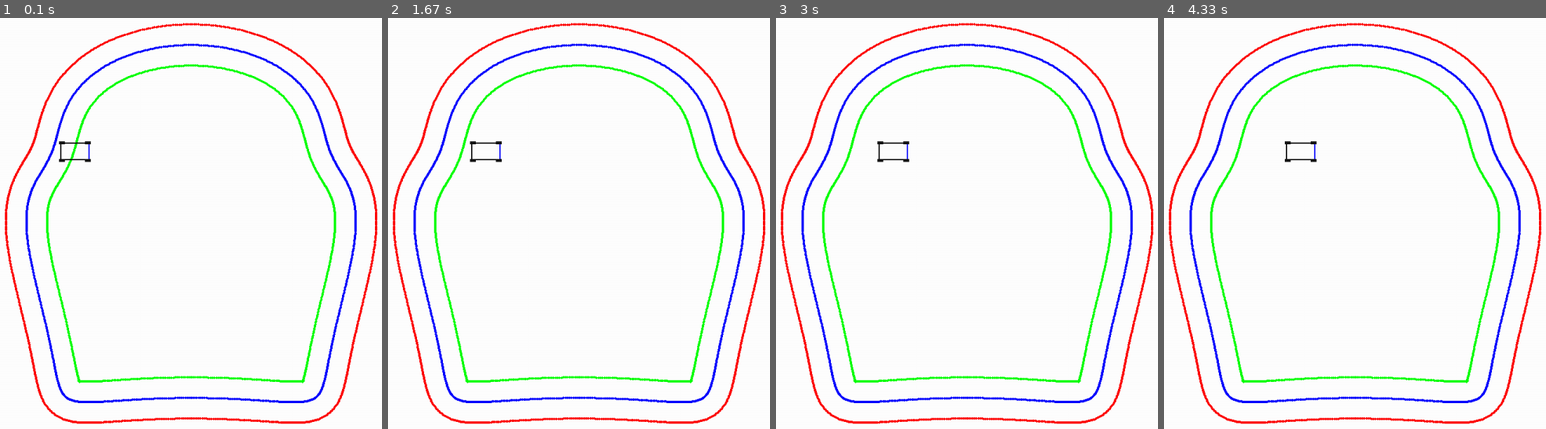
Above: before the commit, frames 1-4 (left to right).
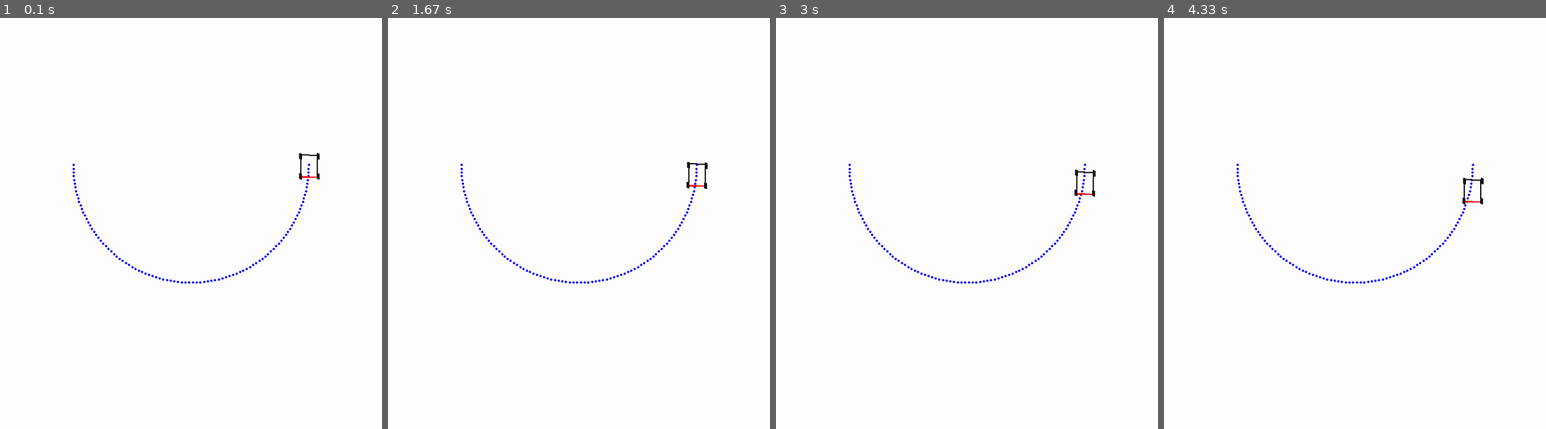
Above: after the commit, the same moments.

Repository: Mateo755/MPPI_Motion_Controller
Game: pygame game, started from main.py
The game is run twice, just before and just after one commit, with the same random seed, the same clock (stepped at 60 frames per second) and the same inputs.
Inputs:
- Up to frame 1 (0.1 s): no input
- Up to frame 2 (1.67 s): no input
- Up to frame 3 (3 s): no input
- Up to frame 4 (4.33 s): no input

The runs differ from the first frame. In frame 1, 7.1% of the frame differs, in the area x 1-99%, y 1-99%; in frame 2, 7.1%; in frame 3, 7.1%; in frame 4, 7.1%.

Commit message:
Track change to one line - half circle
Car is respawned on the beginning of the trajectory line

Diff:
--- a/main.py
+++ b/main.py
@@ -4,25 +4,36 @@
 from vehicle_model import VehicleModel
 from vehicle_sprite import VehicleSprite
 
-SCREEN_WIDTH = 1200
-SCREEN_HEIGHT = 900
-
-# Wczytaj punkty toru z CSV
-centerline = np.loadtxt("track_data/centerline.csv", delimiter=",", skiprows=1)
-left_edge = np.loadtxt("track_data/left_edge.csv", delimiter=",", skiprows=1)
-right_edge = np.loadtxt("track_data/right_edge.csv", delimiter=",", skiprows=1)
-
-# Automatyczne wyśrodkowanie i przeskalowanie
-track_center = centerline.mean(axis=0)  # [x̄, ȳ]
-scale = 5.0  # można zmieniać np. 3.0–10.0 w zależności od rozmiaru toru
-origin_x = SCREEN_WIDTH // 2 - track_center[0] * scale
-origin_y = SCREEN_HEIGHT // 2 - track_center[1] * scale
-
 def draw_track(screen, track, color, origin_x, origin_y, scale):
     for point in track:
         x = int(origin_x + point[0] * scale)
         y = int(origin_y + point[1] * scale)
         pygame.draw.circle(screen, color, (x, y), 2)
+
+
+SCREEN_WIDTH = 1200
+SCREEN_HEIGHT = 900
+
+# --- Generowanie półokręgu jako centerline ---
+num_points = 100
+radius = 10.0
+theta = np.linspace(0, np.pi, num_points)  # od 0 do 180°
+centerline = np.column_stack((
+    radius * np.cos(theta),     # x = r*cos(θ)
+    radius * np.sin(theta)      # y = r*sin(θ)
+))
+
+# Punkt początkowy na centerline
+start_world = centerline[0]
+dir_vec = centerline[1] - centerline[0]
+angle = np.arctan2(dir_vec[1], dir_vec[0]) # orientacja pojazdu (radiany)
+
+
+# Automatyczne wyśrodkowanie i przeskalowanie
+track_center = centerline.mean(axis=0)  # [x̄, ȳ]
+scale = 20.0                 # można zmieniać np. 3.0–10.0 w zależności od rozmiaru toru
+origin_x = SCREEN_WIDTH // 2 - track_center[0] * scale
+origin_y = SCREEN_HEIGHT // 2 - track_center[1] * scale
 
 
 # --- MAIN ---
@@ -34,7 +45,19 @@
     clock = pygame.time.Clock()                         # Timer do kontroli liczby klatek na sekundę
 
     model = VehicleModel()                              # Tworzy model fizyczny pojazdu
-    car = VehicleSprite(model, start_pos=(400, 300))    # Tworzy obiekt graficzny pojazdu, osadzony na ekranie
+    # Punkt początkowy na centerline
+    start_world = centerline[0]
+
+    start_px = int(origin_x + start_world[0] * scale)
+    start_py = int(origin_y + start_world[1] * scale)
+    car = VehicleSprite(model, start_pos=(start_px, start_py), origin_x=origin_x, origin_y=origin_y, scale=scale)
+    #car = VehicleSprite(model, start_pos=(400, 300))    # Tworzy obiekt graficzny pojazdu, osadzony na ekranie
+
+
+    # Poprawne ustawienie stanu fizycznego pojazdu
+    car.state[0] = start_world[0]
+    car.state[1] = start_world[1]
+    car.state[2] = angle
 
     running = True
     # -------------------------------------------------------------------------------------------------------
@@ -59,8 +82,6 @@
         screen.fill((255, 255, 255))                    # Czyści ekran (biały)
 
         # Rysuj tor
-        draw_track(screen, left_edge, (255, 0, 0), origin_x, origin_y, scale)
-        draw_track(screen, right_edge, (0, 255, 0), origin_x, origin_y, scale)
         draw_track(screen, centerline, (0, 0, 255), origin_x, origin_y, scale)
 
         car.draw(screen)                                # Rysuje pojazd (korpus + koła)
--- a/vehicle_sprite.py
+++ b/vehicle_sprite.py
@@ -21,7 +21,7 @@
         self.control = np.array([0.0, 0.0])
 
         # Rozmiary pojazdu
-        self.car_width = 50
+        self.car_width = 40
         self.car_height = 30
 
         # Korpus pojazdu
@@ -31,7 +31,7 @@
         self.body_rect = self.body_image.get_rect(center=start_pos)
 
         # Zaznaczenie przodu auta (prawa krawędź)
-        pygame.draw.line(self.original_body, (0, 0, 255), (self.car_width - 2, 0), (self.car_width - 2, self.car_height), 2)
+        pygame.draw.line(self.original_body, (255, 0, 0), (self.car_width - 2, 0), (self.car_width - 2, self.car_height), 3)
 
         # Koła
         self.wheel_width = 12
